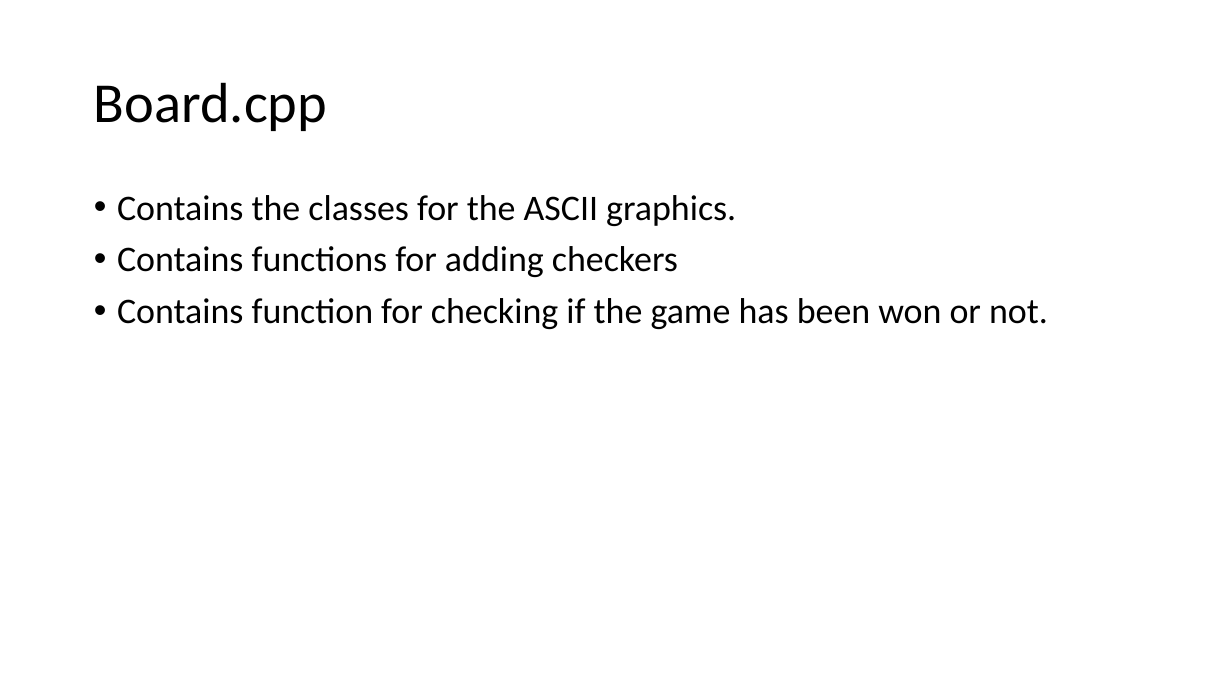
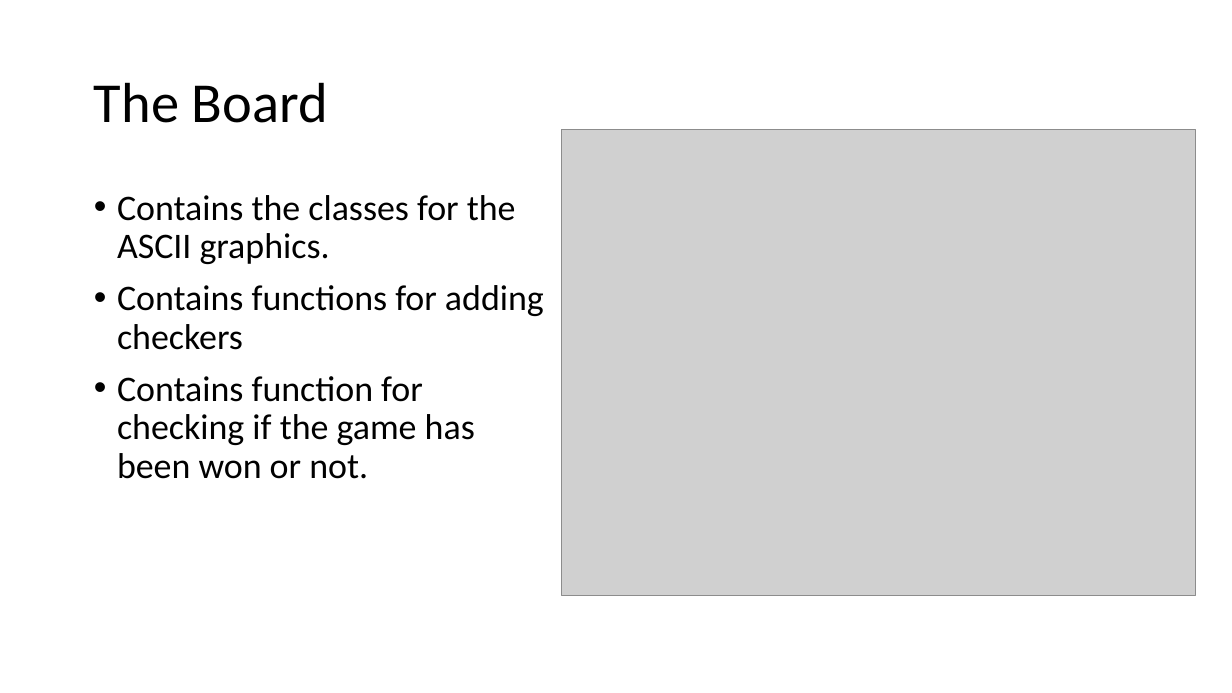
Before and after one commit to lizzyavery/EC327Project, a slide deck: slide 3 of doc/ProjectArchitecture.pptx. Drawn at 1232x693 pixels with LibreOffice and Linux fonts; fonts in the diff are those of the drawing; grey boxes stand for pictures. Boxes give left, top, right and bottom in pixels: in the first picture for what was removed or moved away, otherwise in the second. Text is boxed around its words. In the diff, an @@ line names an element or a change of style, - is before the commit and + after.

```diff
--- a/doc/ProjectArchitecture.pptx
+++ b/doc/ProjectArchitecture.pptx
@@ title at <box>94,82,328,123</box>: text changed @@
-Board.cpp
+The Board
@@ picture added at <box>562,129,1196,595</box> @@
@@ text "Contains the classes for the ..." rewrapped from <box>117,195,1048,329</box> to <box>117,195,544,479</box> @@
```
Also in this commit, not shown: 2 other slides changed, 3 slides added.
